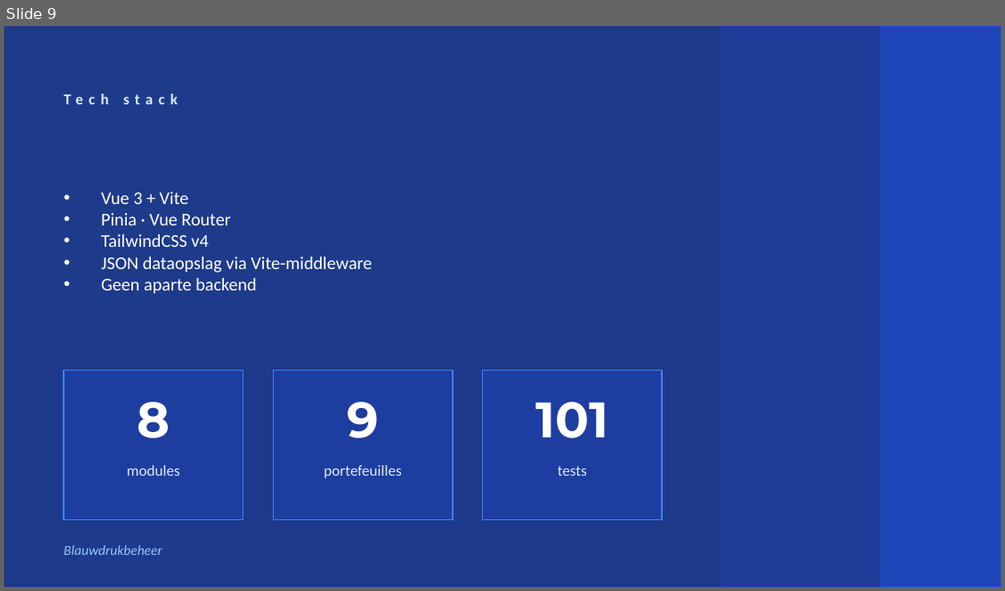
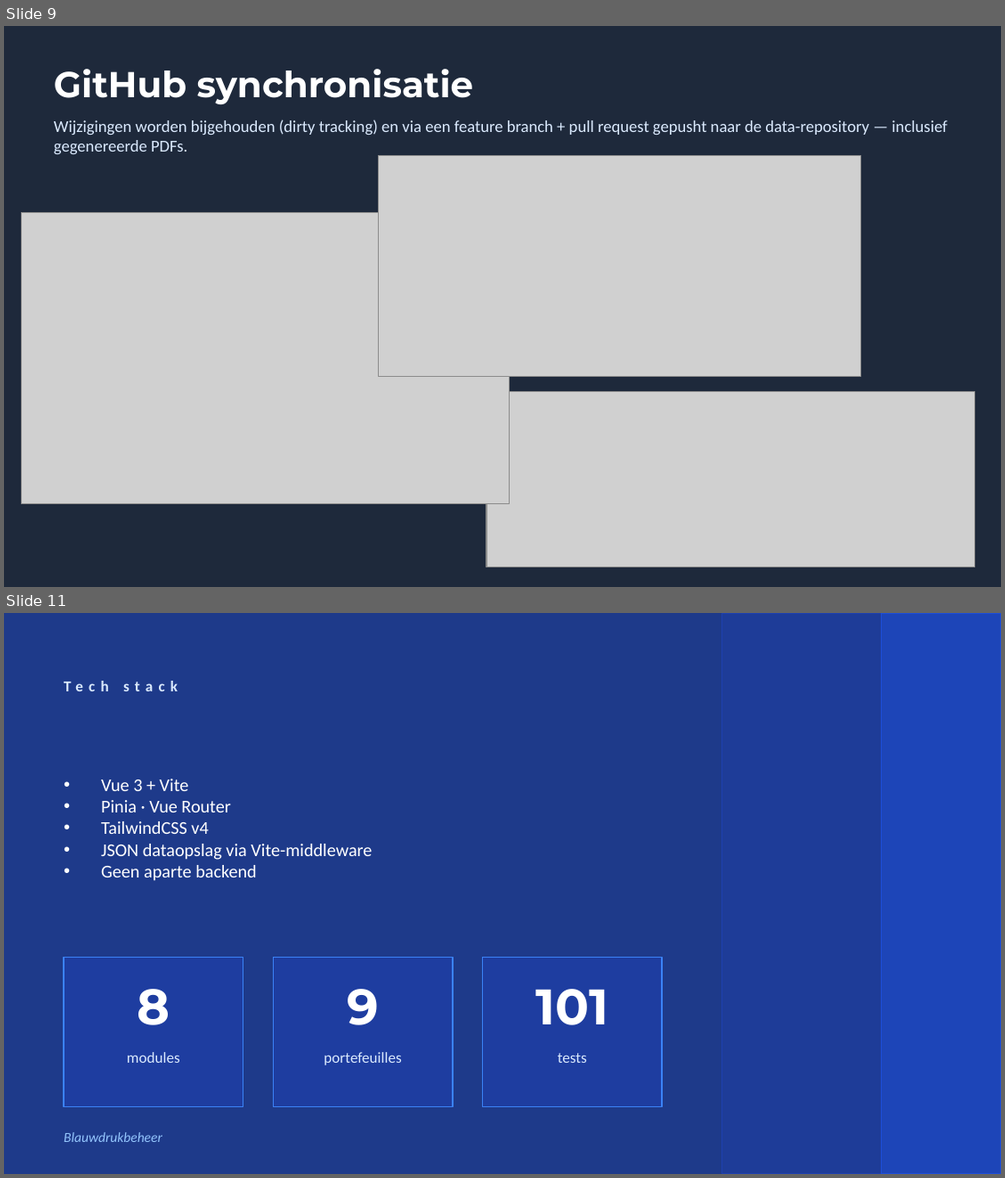
Before and after one commit to mmaartijn/blauwdrukbeheer, a slide deck: Blauwdrukbeheer-demo.pptx. Shown one above the other, each under a label of ours: slide 9 before the commit, slides 9 and 11 after it; the slides between them are not shown. The pictures are 1005x591 and 1005x1178 pixels, drawn with LibreOffice and Linux fonts; fonts in the diff are those of the drawing; grey boxes stand for pictures. Boxes give left, top, right and bottom in pixels: in the first picture for what was removed or moved away, otherwise in the second. Text is boxed around its words. In the diff, an @@ line names an element or a change of style, - is before the commit and + after.

```diff
--- a/Blauwdrukbeheer-demo.pptx
+++ b/Blauwdrukbeheer-demo.pptx
@@ slide 9 added at (4,26,1001,587), background #1E293B @@
@@ text added at (54,69,474,104), 26 pt, text #FFFFFF, bold @@
+GitHub synchronisatie
@@ text added at (54,119,947,154), 12 pt, text #DBEAFE @@
+Wijzigingen worden bijgehouden (dirty tracking) en via een feature branch + pull request gepusht naar de data-repository — inclusief gegenereerde PDFs.
@@ picture added at (378,156,860,377) @@
@@ picture added at (21,212,510,503) @@
@@ picture added at (486,392,975,567) @@
@@ what was slide 9 is now slide 11 @@
```
Also in this commit, not shown: 1 other slide added.
